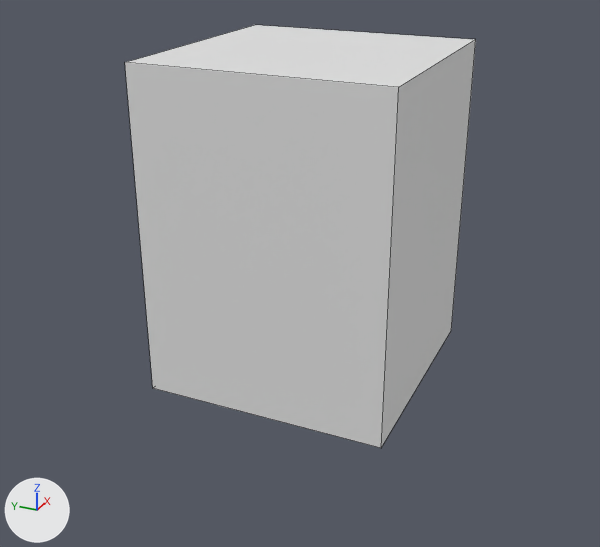
The Blender file proyecto.blend as it was, and as the next commit left it.
Both versions are drawn from a camera (50 mm lens) standing at (-2.207, -0.952, 1.903) and looking at (-0.03, 0.027, 0.814). Lighting does not change. The marker at lower left points along +X, +Y and +Z. Mesh edges are drawn as thin lines.

Objects in the first picture: 'Cuepro'.
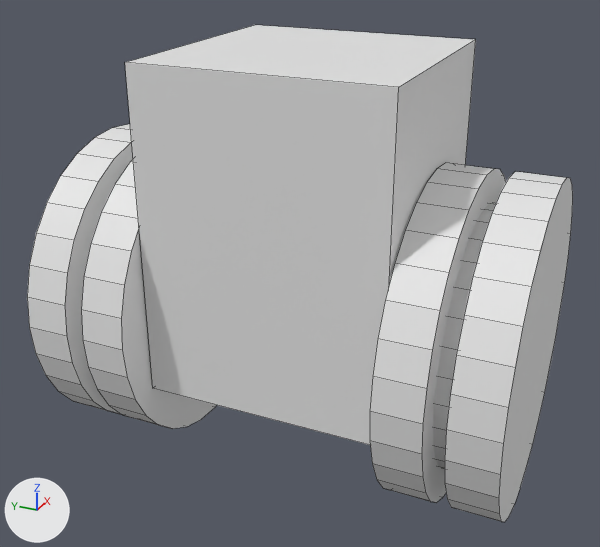
Commit message: ruedas creadas

Where the change shows, as pixel boxes (x1, y1, x2, y2) in the pictures (600 x 547 px):
'Rueda_der_exterior', added
    after: (445, 172, 573, 522)
'Rueda_der_interior', added
    after: (370, 163, 506, 503)
'Rueda_izq_exterior', added
    after: (27, 124, 133, 414)
'Rueda_izq_interior', added
    after: (81, 159, 217, 429)
'Rueda_der_medio', added
    after: (433, 203, 496, 469)

What the commit changed:
Mesh me_cylinder_055 is new.
It is a 32-sided cylinder along z spanning x -1.0..1.0, y -1.0..1.0, z -1.0..1.0.
Object 'Rueda_der_exterior' (ob_rueda_der_exterior) is new; it shows me_cylinder_055.
Its location is (0.0, -0.65, 0.7).
Its rotation in degrees is (-90, 0, 0).
Its scale is (0.5, 0.5, 0.07).
Object 'Rueda_der_medio' (ob_rueda_der_medio) is new; it shows a copy of me_cylinder_055.
Its location is (0.0, -0.55, 0.7).
Its rotation in degrees is (-90, 0, 0).
Its scale is (0.4, 0.4, 0.08).
Object 'Rueda_der_interior' (ob_rueda_der_interior) is new; it shows a copy of me_cylinder_055.
Its location is (0.0, -0.45, 0.7).
Its rotation in degrees is (-90, 0, 0).
Its scale is (0.5, 0.5, 0.07).
Object 'Rueda_izq_exterior' (ob_rueda_izq_exterior) is new; it shows a copy of me_cylinder_055.
Its location is (0.0, 0.65, 0.7).
Its rotation in degrees is (-90, 0, 0).
Its scale is (0.5, 0.5, 0.07).
Object 'Rueda_izq_interior' (ob_rueda_izq_interior) is new; it shows a copy of me_cylinder_055.
Its location is (0.0, 0.45, 0.7).
Its rotation in degrees is (-90, 0, 0).
Its scale is (0.5, 0.5, 0.07).
